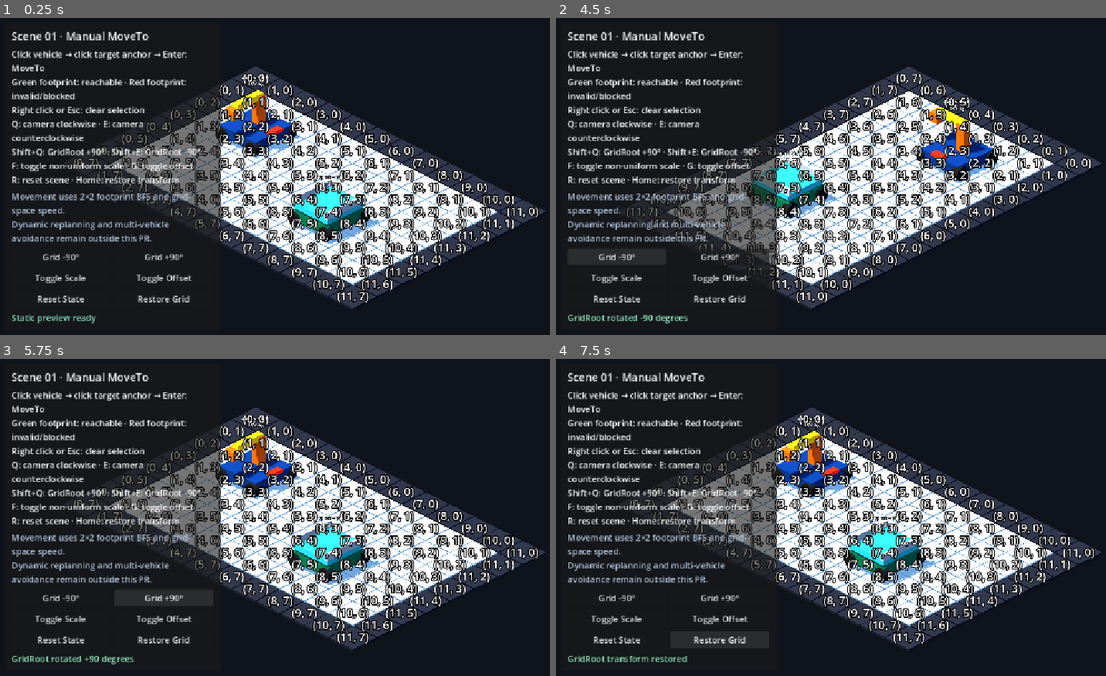
Above: before the commit, frames 1-4 (two rows, left to right).
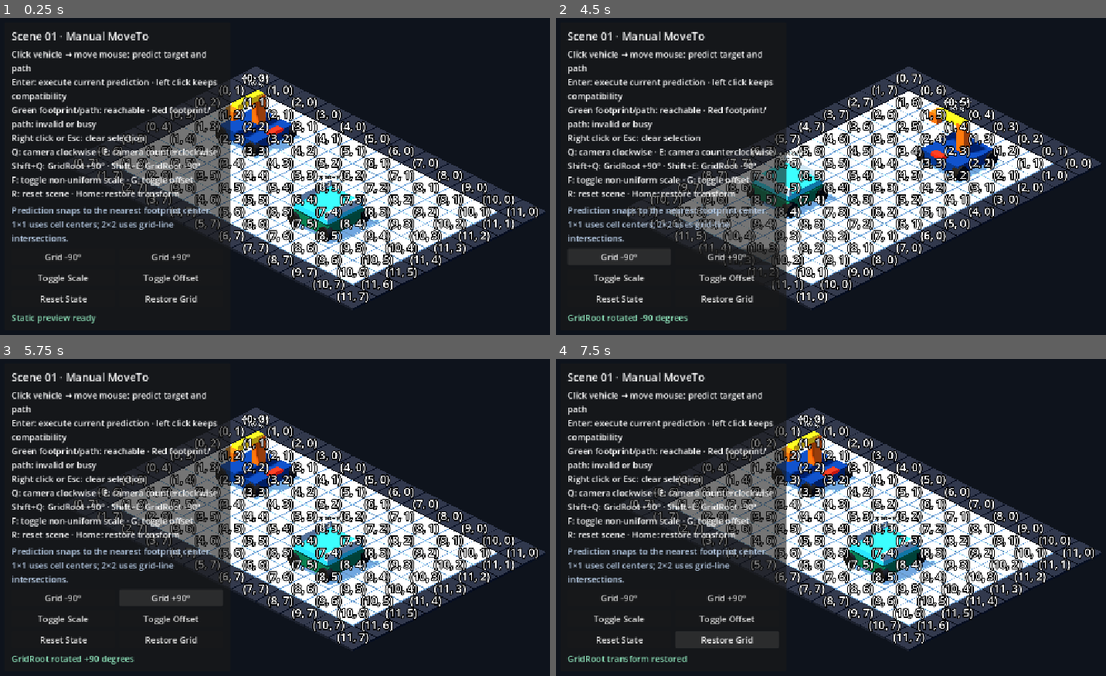
Above: after the commit, the same moments.

Repository: Ri0n72Y/automata
Game: Godot game, scene res://scenes/scene_01/scene_01_basic_packing.tscn
Two runs of this game, one before a commit and one after it. Both use one fixed random seed, a clock stepped at 60 frames per second and the inputs below.
Inputs:
- Up to frame 1 (0.25 s): no input
- Up to frame 2 (4.5 s): click "Grid -90°" at 0.5 s; click "Grid +90°" at 1.25 s; click "Toggle Scale" at 2 s; click "Toggle Offset" at 2.75 s; click "Restore Grid" at 3.5 s; click "Grid -90°" at 4.25 s
- Up to frame 3 (5.75 s): click "Grid +90°" at 5 s
- Up to frame 4 (7.5 s): click "Toggle Scale" at 5.75 s; click "Toggle Offset" at 6.5 s; click "Restore Grid" at 7.25 s

The runs differ from the first frame. In frame 1, 6.9% of the frame differs, in the area x 1-42%, y 10-90%; in frame 2, 7.0%; in frame 3, 6.9%; in frame 4, 6.9%.

Commit message:
[codex]docs(scene-01): 更新悬停预测操作说明

Diff:
--- a/scenes/scene_01/components/scene_01_manual_ui.tscn
+++ b/scenes/scene_01/components/scene_01_manual_ui.tscn
@@ -18,8 +18,8 @@
 layout_mode = 0
 offset_left = 16.0
 offset_top = 16.0
-offset_right = 420.0
-offset_bottom = 458.0
+offset_right = 438.0
+offset_bottom = 474.0
 mouse_filter = 1
 
 [node name="Margin" type="MarginContainer" parent="RootControl/Panel"]
@@ -40,12 +40,12 @@
 
 [node name="Instructions" type="Label" parent="RootControl/Panel/Margin/VBox"]
 layout_mode = 2
-text = "Click vehicle → click target anchor → Enter: MoveTo\nGreen footprint: reachable · Red footprint: invalid/blocked\nRight click or Esc: clear selection\nQ …(187 unchanged characters)…
+text = "Click vehicle → move mouse: predict target and path\nEnter: execute current prediction · left click keeps compatibility\nGreen footprint/path: reachable · Red footprint/path: invalid or busy\nRight click or Esc: clear selection\nQ …(187 unchanged characters)…
 autowrap_mode = 2
 
 [node name="ScopeNote" type="Label" parent="RootControl/Panel/Margin/VBox"]
 layout_mode = 2
-text = "Movement uses 2×2 footprint BFS and grid-space speed.\nDynamic replanning and multi-vehicle avoidance remain outside this PR."
+text = "Prediction snaps to the nearest footprint center.\n1×1 uses cell centers; 2×2 uses grid-line intersections."
 autowrap_mode = 2
 modulate = Color(0.72, 0.8, 0.9, 1)
 
@@ -94,7 +94,7 @@
 [node name="StatusLabel" type="Label" parent="RootControl/Panel/Margin/VBox"]
 unique_name_in_owner = true
 layout_mode = 2
-text = "Manual MoveTo ready"
+text = "Hover prediction ready"
 modulate = Color(0.55, 0.88, 0.72, 1)
 
 [connection signal="pressed" from="RootControl/Panel/Margin/VBox/RotateRow/RotateLeft" to="." method="_on_rotate_left_pressed"]
